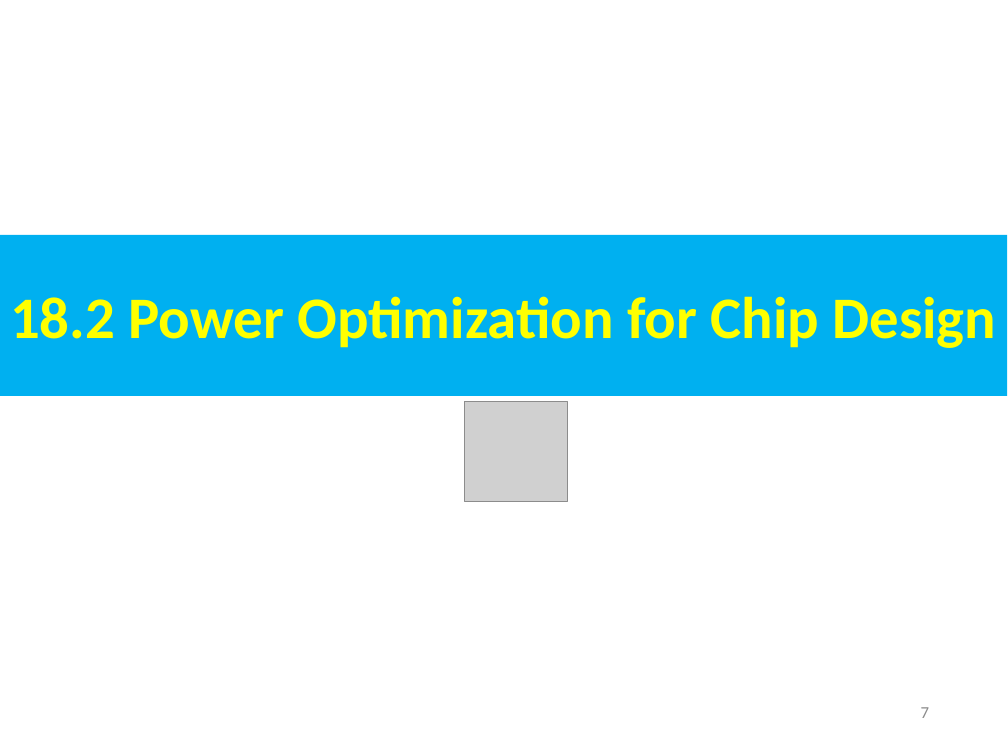
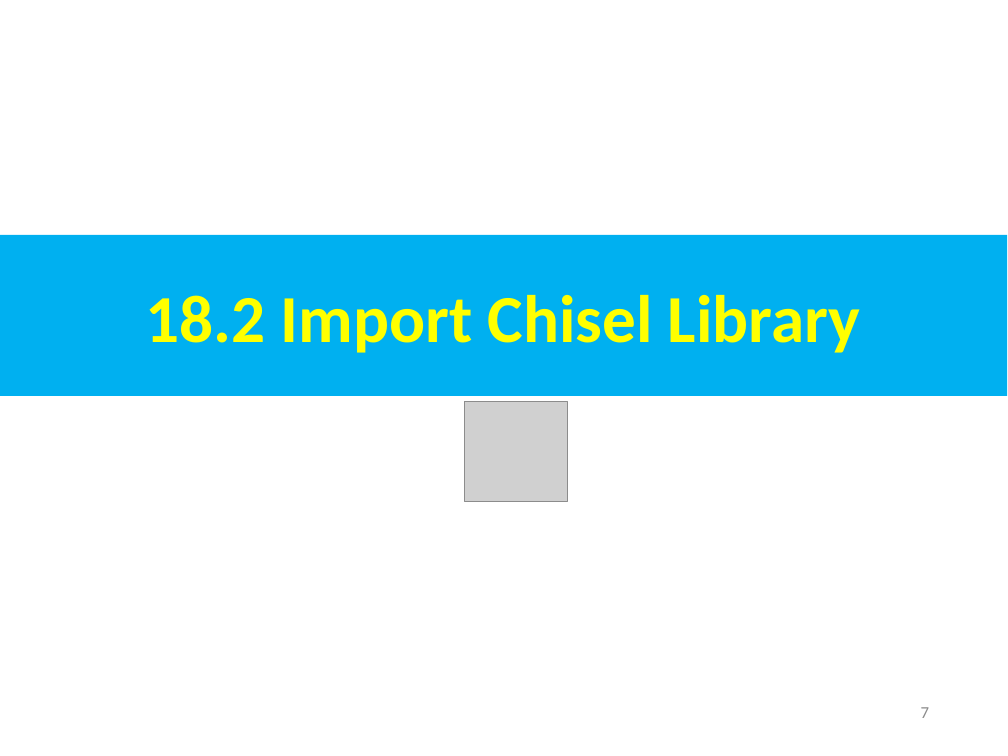
Before and after one commit to peterhchen/AIU_CS800_Chisel, a slide deck: slide 7 of 500_UCSC_HWD/020_Bag/000_Video/020.Bag.ppt. Drawn at 1008x756 pixels with LibreOffice and Linux fonts; fonts in the diff are those of the drawing; grey boxes stand for pictures. Boxes give left, top, right and bottom in pixels: in the first picture for what was removed or moved away, otherwise in the second. Text is boxed around its words. In the diff, an @@ line names an element or a change of style, - is before the commit and + after.

```diff
--- a/500_UCSC_HWD/020_Bag/000_Video/020.Bag.ppt
+++ b/500_UCSC_HWD/020_Bag/000_Video/020.Bag.ppt
@@ text in rectangle at bbox=[146, 295, 860, 353]: text changed; size 42 to 48 pt @@
-18.2 Power Optimization for Chip Design
+18.2 Import Chisel Library
```
Also in this commit, not shown: 6 other slides changed, 29 slides removed.
